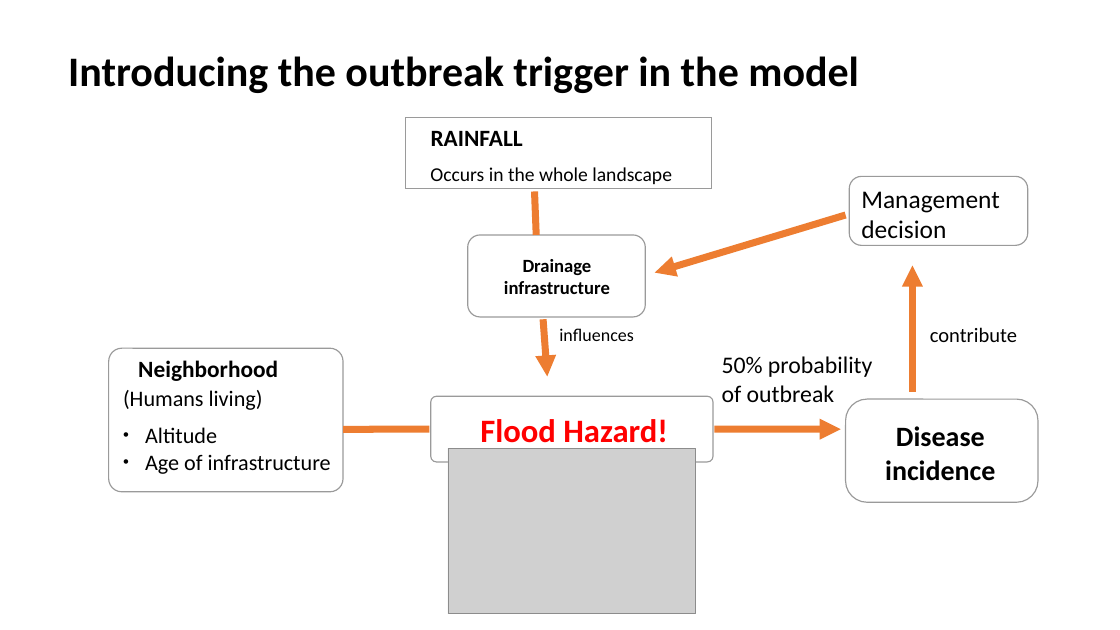
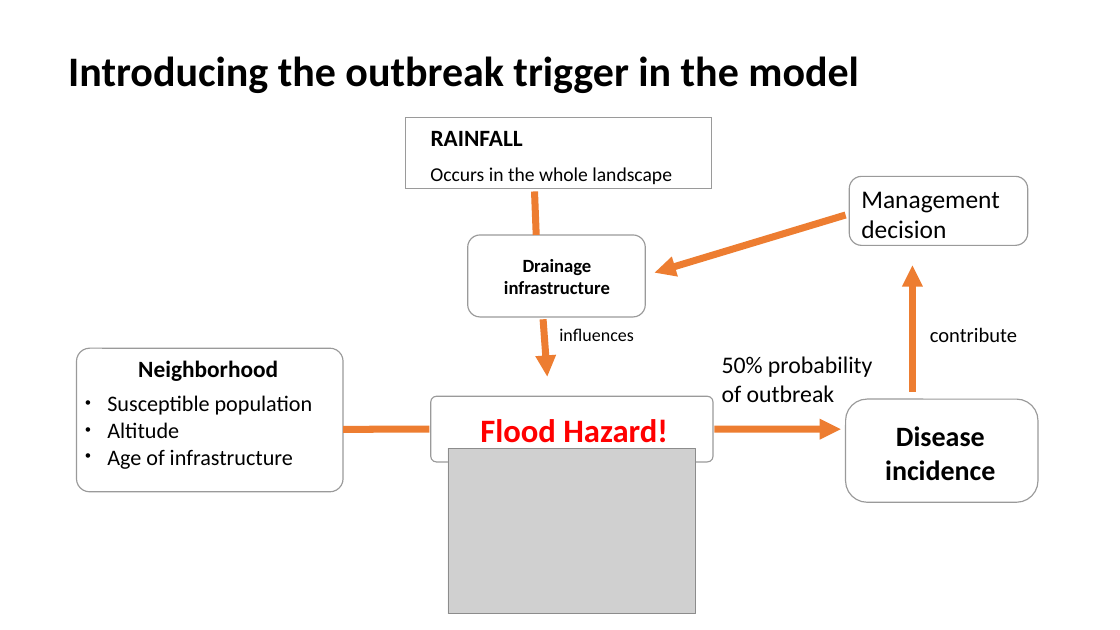
Before and after one commit to miguelppais/MexicoCityDisease, a slide deck: slide 3 of docs/Mexico Disease.pptx. Drawn at 1120x630 pixels with LibreOffice and Linux fonts; fonts in the diff are those of the drawing; grey boxes stand for pictures. Boxes give left, top, right and bottom in pixels: in the first picture for what was removed or moved away, otherwise in the second. Text is boxed around its words. In the diff, an @@ line names an element or a change of style, - is before the commit and + after.

Commit message:
Update presentation

```diff
--- a/docs/Mexico Disease.pptx
+++ b/docs/Mexico Disease.pptx
@@ rounded rectangle: place and size @@
-rounded rectangle at [108,349,343,492]
+rounded rectangle at [76,349,343,492]
@@ text "Susceptible population": place and size @@
-text "Susceptible population" at [145,427,331,474]
+text "Susceptible population" at [107,395,313,469]
@@ text at [107,395,313,415]: paragraph added @@
+• Susceptible population
@@ text removed at [123,390,263,410] @@
-(Humans living)
```
Also in this commit, not shown: 2 other slides changed.
